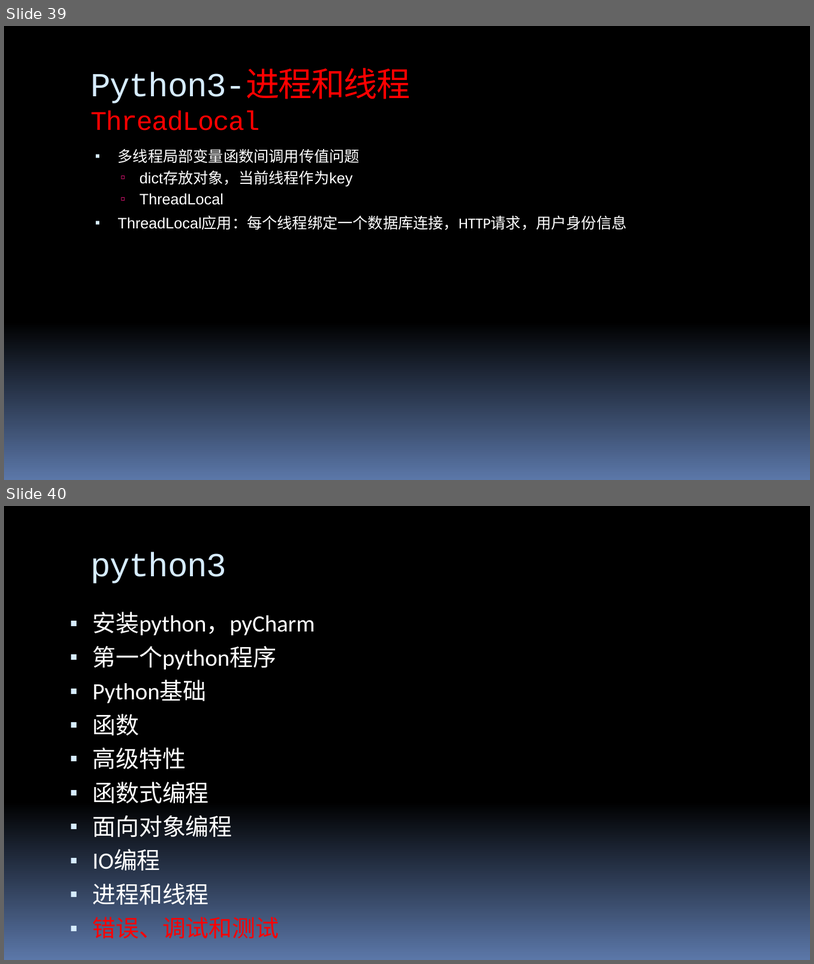
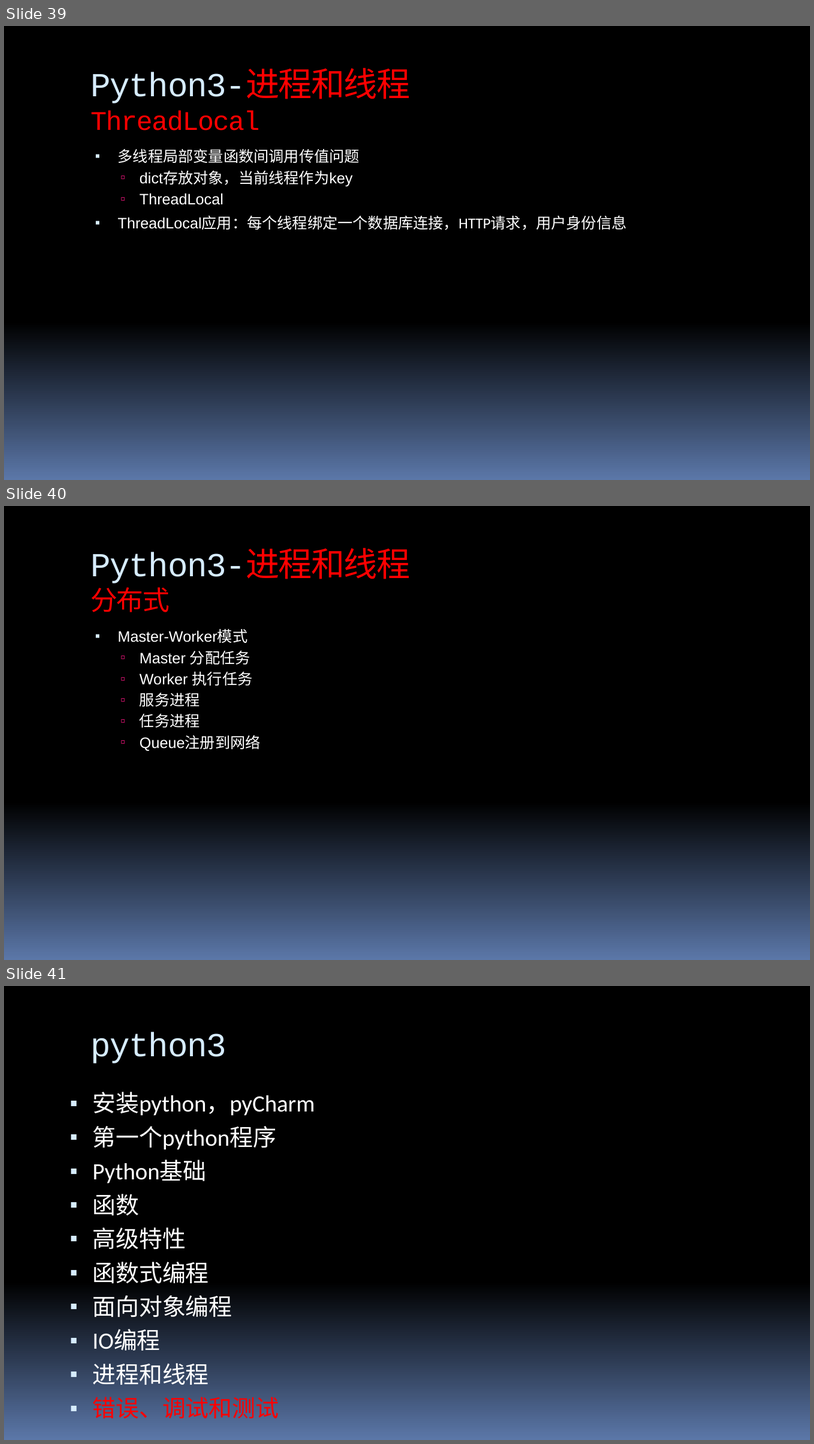
Before and after one commit to 260936767/UpdateServer, a slide deck: flexx_study/report for python&flexx.pptx. Shown one above the other, each under a label of ours: slides 39 and 40 before the commit, slides 39, 40 and 41 after it. The pictures are 814x964 and 814x1444 pixels, drawn with LibreOffice and Linux fonts; fonts in the diff are those of the drawing. Boxes give left, top, right and bottom in pixels: in the first picture for what was removed or moved away, otherwise in the second. Text is boxed around its words. In the diff, an @@ line names an element or a change of style, - is before the commit and + after.

```diff
--- a/flexx_study/report for python&flexx.pptx
+++ b/flexx_study/report for python&flexx.pptx
@@ slide 40 added at [4,506,810,960], background gradient #000000 to #5B77A8; not listed: 4 template elements that a slide beside it also shows @@
@@ title added at [90,552,410,612], 40 pt, text #D6ECFF @@
+Python3-进程和线程
+分布式
@@ text added at [118,630,261,751], 18 pt, text #FFFFFF @@
+▪ Master-Worker模式
+  ▫ Master 分配任务
+  ▫ Worker 执行任务
+  ▫ 服务进程
+  ▫ 任务进程
+  ▫ Queue注册到网络
@@ what was slide 40 is now slide 41 @@
```
Also in this commit, not shown: 5 slides changed, 2 other slides added, 1 slide removed.
